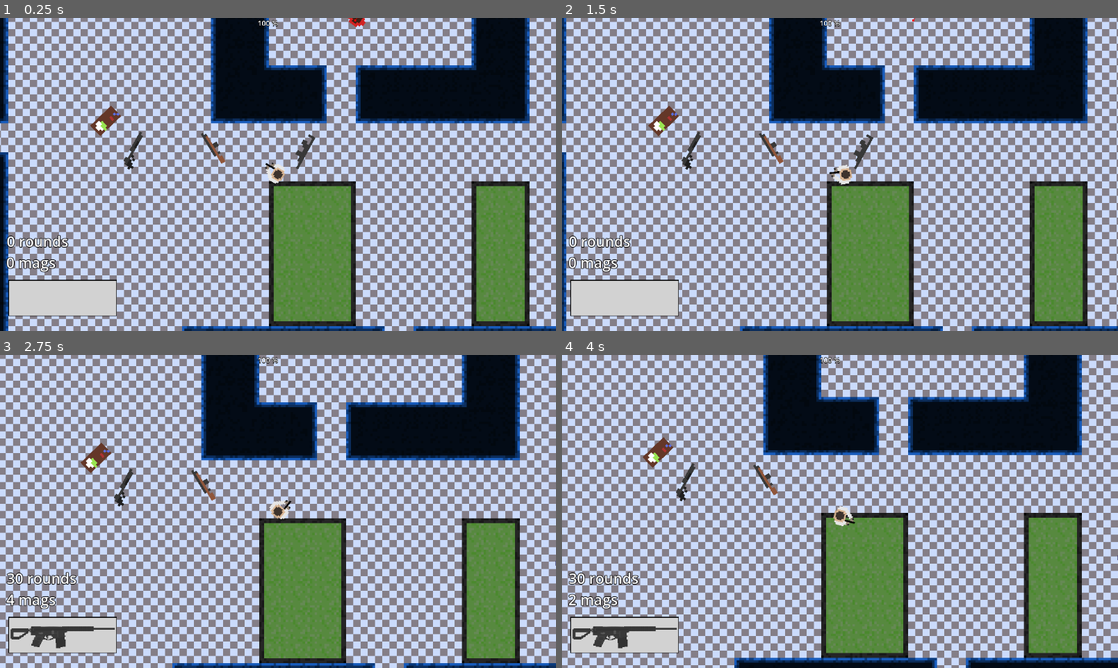
Above: before the commit, frames 1-4 (two rows, left to right).
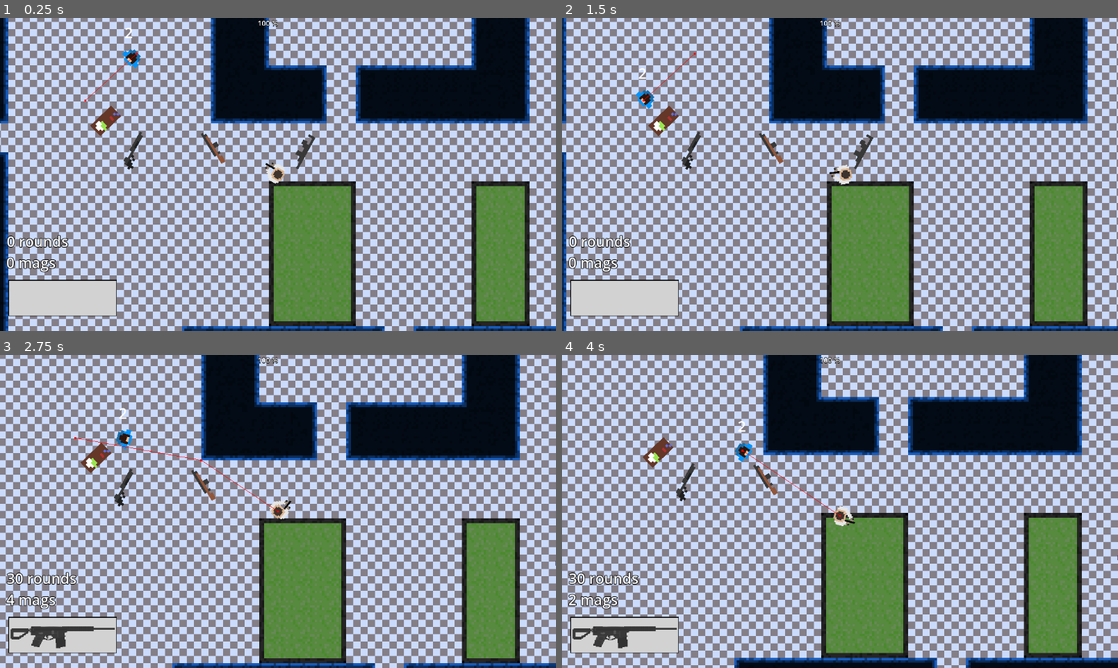
Above: after the commit, the same moments.

Repository: simplyuyu5/morimiya-like
Game: Godot game, scene res://scenes/test_scene.tscn
Two runs of this game, one before a commit and one after it. Both use one fixed random seed, a clock stepped at 60 frames per second and the inputs below. The project has no main scene, so this scene is started directly.
Inputs (mouse positions are in pixels of both pictures, inside the frame that each line leads up to):
- Up to frame 1 (0.25 s): no input
- Up to frame 2 (1.5 s): move the mouse to (962, 158) at 0.52 s; tap A (a) at 0.6 s; tap D (d) at 0.8, 1.35 s; move the mouse to (728, 190) at 1.27 s
- Up to frame 3 (2.75 s): tap P (p) at 1.55, 2.1 s; move the mouse to (333, 442) at 2.02 s; tap Q (q) at 2.3 s
- Up to frame 4 (4 s): move the mouse to (812, 574) at 2.77 s; tap Q (q) at 2.85 s; tap R (r) at 3.05, 3.6 s; move the mouse to (1006, 558) at 3.52 s; tap S (s) at 3.8 s

The runs differ from the first frame. In frame 1, 0.2% of the frame differs, in the area x 15-66%, y 0-27%; in frame 2, 0.2%; in frame 3, 0.3%, in the area x 13-51%, y 16-51%; in frame 4, 0.2%.
Error in both runs: Invalid access to property or key 'current' on a base object of type 'Node (weapons.gd)'. (res://scripts/character_body_2d.gd:95)

Commit message:
0.22
small update - collisions of coward were fixed, now they dont  have invisible shield :D

Diff:
--- a/scenes/npc/coward.tscn
+++ b/scenes/npc/coward.tscn
@@ -12,6 +12,10 @@
 [ext_resource type="Texture2D" uid="uid://dmdm8e0fpabe2" path="res://images/living/npc-04.png" id="10_nrcgl"]
 
 [sub_resource type="CapsuleShape2D" id="CapsuleShape2D_u0xbq"]
+radius = 2.6
+height = 8.4
+
+[sub_resource type="CapsuleShape2D" id="CapsuleShape2D_w41f0"]
 radius = 2.9999998
 height = 8.4
 
@@ -65,18 +69,15 @@
 script = ExtResource("1_jdofe")
 
 [node name="CollisionShape2D" type="CollisionShape2D" parent="."]
-position = Vector2(-1.5, 0)
 shape = SubResource("CapsuleShape2D_u0xbq")
-disabled = true
 metadata/_edit_lock_ = true
 
 [node name="Area2D" type="Area2D" parent="." groups=["living"]]
 script = ExtResource("2_2ayc0")
 
 [node name="CollisionShape2D2" type="CollisionShape2D" parent="Area2D"]
-position = Vector2(-1.5, 0)
 scale = Vector2(0.99999994, 0.99999994)
-shape = SubResource("CapsuleShape2D_u0xbq")
+shape = SubResource("CapsuleShape2D_w41f0")
 
 [node name="dead" type="AnimatedSprite2D" parent="Area2D"]
 visible = false
@@ -84,10 +85,9 @@
 sprite_frames = SubResource("SpriteFrames_ntc4i")
 animation = &"dead"
 frame = 2
-metadata/_edit_lock_ = true
 
 [node name="alive" type="AnimatedSprite2D" parent="Area2D"]
-position = Vector2(-1.4788245, 0.003344345)
+position = Vector2(-1.1920929e-07, -4.656613e-10)
 rotation = 1.5707964
 scale = Vector2(0.99999976, 0.99999976)
 sprite_frames = SubResource("SpriteFrames_gthg3")
@@ -113,7 +113,7 @@
 
 [node name="CollisionShape2D" type="CollisionShape2D" parent="panic_area"]
 shape = SubResource("CircleShape2D_w41f0")
-disabled = true
+metadata/_edit_lock_ = true
 
 [node name="Timer" type="Timer" parent="."]
 process_callback = 0
--- a/scenes/test_scene.tscn
+++ b/scenes/test_scene.tscn
@@ -77,25 +77,10 @@
 [node name="npc_manager" type="Node" parent="."]
 
 [node name="coward" parent="npc_manager" instance=ExtResource("7_s36qc")]
-position = Vector2(-548.00006, -49.999985)
+position = Vector2(-34.00006, -264)
 
 [node name="coward2" parent="npc_manager" instance=ExtResource("7_s36qc")]
-position = Vector2(747, 627)
-
-[node name="coward3" parent="npc_manager" instance=ExtResource("7_s36qc")]
-position = Vector2(419.00006, -333.0001)
-
-[node name="coward4" parent="npc_manager" instance=ExtResource("7_s36qc")]
-position = Vector2(-640, 610)
-
-[node name="coward5" parent="npc_manager" instance=ExtResource("7_s36qc")]
-position = Vector2(-86, 735)
-
-[node name="coward6" parent="npc_manager" instance=ExtResource("7_s36qc")]
-position = Vector2(1388, 492)
-
-[node name="coward7" parent="npc_manager" instance=ExtResource("7_s36qc")]
-position = Vector2(-629, -207)
+position = Vector2(507.00006, 816.00006)
 
 [node name="pickup_ar" parent="." instance=ExtResource("2_7ddre")]
 position = Vector2(312, -61)
--- a/scripts/coward.gd
+++ b/scripts/coward.gd
@@ -1,6 +1,7 @@
 extends CharacterBody2D
 @onready var agent = $Area2D/NavigationAgent2D
 var goal= null
+@onready var that_guy_who_i_hate = $CollisionShape2D
 @onready var help = $Area2D
 @onready var my_time = $Timer
 @onready var wander_goal = $wander
@@ -39,6 +40,7 @@
 	velocity =velocity.lerp(nav_point_dir * help.hp, acceleration)
 	#velocity = nav_point_dir * (help.hp)
 	help.rotation = velocity.angle()
+	that_guy_who_i_hate.rotation = velocity.angle() #npc rotates where he goes
 
 	move_and_slide()
 
--- a/scripts/shells.gd
+++ b/scripts/shells.gd
@@ -10,8 +10,8 @@
 func _ready() -> void:
 	looks()
 
-func _process(delta: float) -> void:
-	looks()
+#func _process(_delta: float) -> void:
+	#looks()
 
 func looks():
 	match shell_look:
Not shown: 1 places in scenes/npc/coward.tscn that only renumber resources
